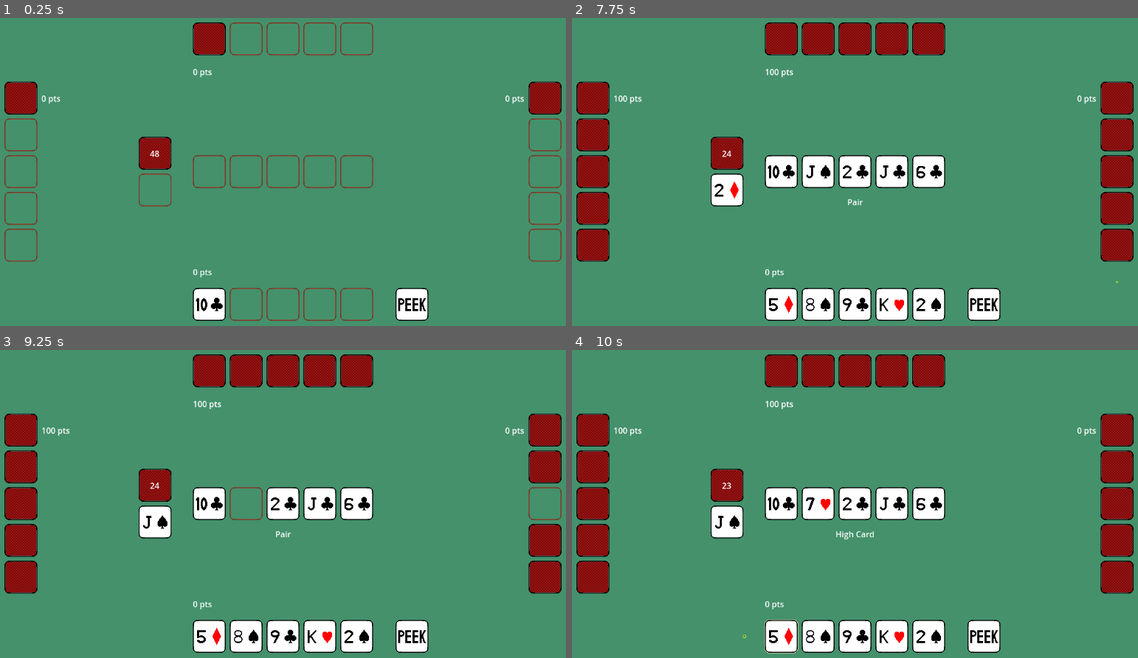
Above: before the commit, frames 1-4 (two rows, left to right).
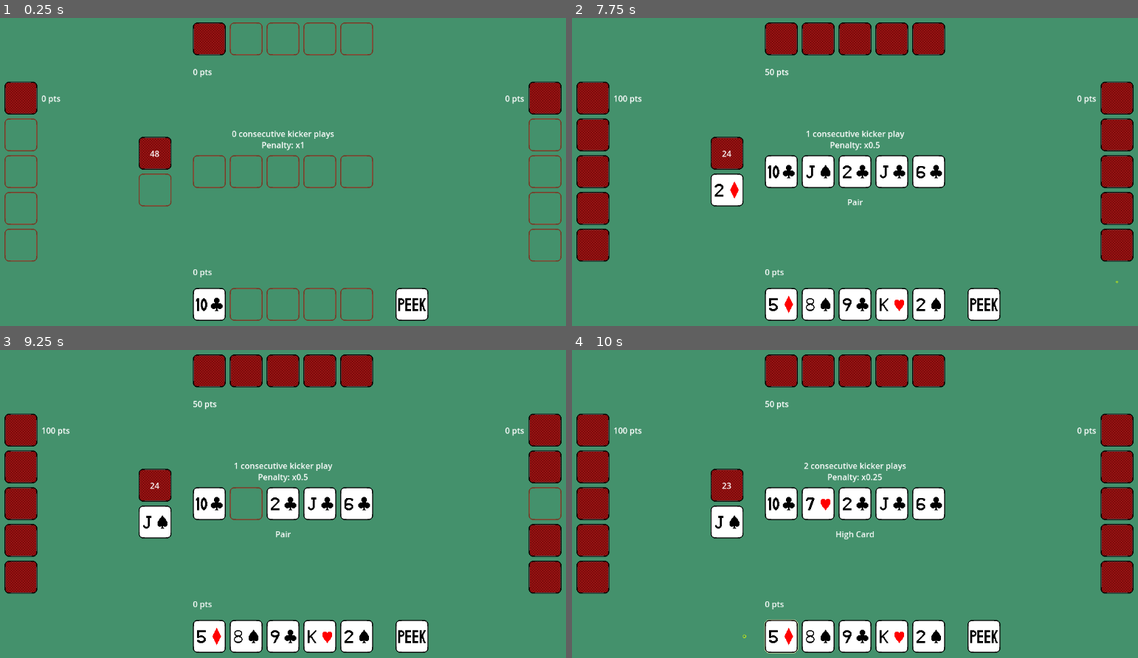
Above: after the commit, the same moments.

Repository: fitzgeraldkd/peeky-poker
Game: Godot game, scene res://scenes/main.tscn
The game is run twice, just before and just after one commit, with the same random seed, the same clock (stepped at 60 frames per second) and the same inputs.
Inputs:
- Up to frame 1 (0.25 s): no input
- Up to frame 2 (7.75 s): hold Right (right) 0.53-1.28 s; tap Space (select) at 0.6, 1.35, 2.1, 2.85, 3.6, 4.35, 5.1, 5.85, 6.5, 6.6, 7.35 s; hold X (back) 1.28-2.03 s; hold Right (right) 2.03-3.53 s; hold Left (left) 3.53-5.03 s; tap Enter at 4.25 s; hold X (back) 5.03-5.78 s; hold Right (right) from 5.78 s (still down)
- Up to frame 3 (9.25 s): tap Enter at 8 s; release Right (right) at 8.03 s; hold X (back) 8.03-8.78 s; tap Space (select) at 8.1, 8.85 s; hold Left (left) from 8.78 s (still down)
- Up to frame 4 (10 s): release Left (left) at 9.53 s; hold Right (right) from 9.53 s (still down); tap Space (select) at 9.6 s

The runs differ from the first frame. In frame 1, 0.3% of the frame differs, in the area x 40-60%, y 36-44%; in frame 2, 0.3%; in frame 3, 0.3%; in frame 4, 0.4%, in the area x 34-60%, y 16-44%.

Commit message:
Add kicker penalty

Diff:
--- a/scenes/community.gd
+++ b/scenes/community.gd
@@ -1,7 +1,7 @@
 extends Node2D
 
 signal add_to_discard(card)
-signal add_points(player, hand)
+signal add_points(player, hand, is_kicker)
 
 @export var empty_spot_scene: PackedScene
 
@@ -74,7 +74,9 @@
 
 func play_card(card: Card, player: Node, index: int = hovered_index):
 	var hand = await replace_card(card, index)
-	add_points.emit(player, hand)
+	var cards = _get_card_values()
+	var is_kicker = Utils.is_kicker(cards, card)
+	add_points.emit(player, hand, is_kicker)
 
 
 func _on_player_highlight_community():
@@ -85,8 +87,16 @@
 	hide_hover_effects()
 
 func _determine_hand():
-	var cards = $Cards.get_children().map(func(card): return card.get_value())
+	var cards = _get_card_values()
 	var hand = Utils.determine_hand(cards)
 	var label = Globals.HAND_NAMES[hand]
-	$Label.text = label
+	$HandLabel.text = label
 	return hand
+
+func _get_card_values():
+	return $Cards.get_children().map(func(card): return card.get_value())
+
+func update_kicker_labels(consecutive_kickers: int):
+	var plural = "" if consecutive_kickers == 1 else "s"
+	$KickerLabel.text = str(consecutive_kickers) + " consecutive kicker play" + plural
+	$PenaltyLabel.text = "Penalty: x" + str(snapped(Utils.get_kicker_penalty(consecutive_kickers), 0.001))
--- a/scenes/community.tscn
+++ b/scenes/community.tscn
@@ -12,7 +12,7 @@
 
 [node name="Cards" type="Node2D" parent="."]
 
-[node name="Label" type="Label" parent="."]
+[node name="HandLabel" type="Label" parent="."]
 anchors_preset = 8
 anchor_left = 0.5
 anchor_top = 0.5
@@ -25,3 +25,31 @@
 grow_horizontal = 2
 grow_vertical = 2
 horizontal_alignment = 1
+
+[node name="KickerLabel" type="Label" parent="."]
+anchors_preset = 8
+anchor_left = 0.5
+anchor_top = 0.5
+anchor_right = 0.5
+anchor_bottom = 0.5
+offset_left = -20.0
+offset_top = -86.0
+offset_right = 20.0
+offset_bottom = -63.0
+grow_horizontal = 2
+grow_vertical = 2
+horizontal_alignment = 1
+
+[node name="PenaltyLabel" type="Label" parent="."]
+anchors_preset = 8
+anchor_left = 0.5
+anchor_top = 0.5
+anchor_right = 0.5
+anchor_bottom = 0.5
+offset_left = -20.0
+offset_top = -64.0
+offset_right = 20.0
+offset_bottom = -41.0
+grow_horizontal = 2
+grow_vertical = 2
+horizontal_alignment = 1
--- a/scenes/main.gd
+++ b/scenes/main.gd
@@ -3,6 +3,7 @@
 var players : Array[Node]
 var current_player : Node
 var points = {}
+var consecutive_kickers = 0
 
 # Called when the node enters the scene tree for the first time.
 func _ready():
@@ -57,6 +58,8 @@
 	$Deck.position = Vector2(viewport_size[0] / 2 - 250, viewport_size[1] / 2 - 36)
 	$Discard.position = Vector2(viewport_size[0] / 2 - 250, viewport_size[1] / 2 + 36)
 
+	$Community.update_kicker_labels(0)
+
 func reset_game():
 	$Deck.reset()
 	$Deck.discard_node = $Discard
@@ -101,8 +104,13 @@
 	next_player.start_turn()
 
 
-func _on_community_add_points(player, hand):
-	var points_to_add = Globals.HAND_POINTS[hand]
+func _on_community_add_points(player, hand, is_kicker):
+	if is_kicker:
+		consecutive_kickers += 1
+	else:
+		consecutive_kickers = 0
+	$Community.update_kicker_labels(consecutive_kickers)
+	var points_to_add = int(Globals.HAND_POINTS[hand] * Utils.get_kicker_penalty(consecutive_kickers))
 	points[player] += points_to_add
 	player.get_node("PointsLabel").text = str(points[player]) + " pts"
 
--- a/scenes/utils.gd
+++ b/scenes/utils.gd
@@ -67,3 +67,23 @@
 		return Globals.HANDS.PAIR
 
 	return Globals.HANDS.HIGH_CARD
+
+func is_kicker(cards, card):
+	var card_values = cards.map(func(c): return c.value)
+	if card_values.count(card.value) > 1:
+		return false
+
+	var hand = determine_hand(cards)
+	if hand in [
+		Globals.HANDS.ROYAL_FLUSH,
+		Globals.HANDS.STRAIGHT_FLUSH,
+		Globals.HANDS.FULL_HOUSE,
+		Globals.HANDS.FLUSH,
+		Globals.HANDS.STRAIGHT,
+	]:
+		return false
+
+	return true
+
+func get_kicker_penalty(n: int):
+	return 0.5 ** n
